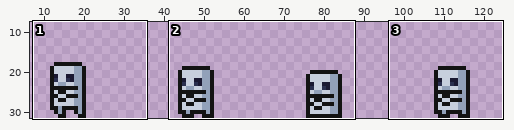
Sprite sheet -- img/characters/enemies/skeleton.png. Above: a wide view before the commit, with the close-up outlined.
Close-up. The starting point:
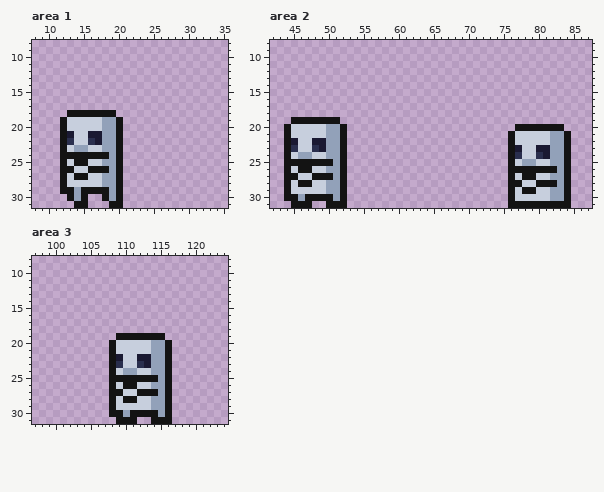
The file is 512x128 pixels, drawn in blocks of 4x4; one block is one cell here. Shown: area 1: x 8..35, y 8..31; area 2: x 42..87, y 8..31; area 3: x 97..124, y 8..31. The wide view leaves out empty margins.
Now the later version:
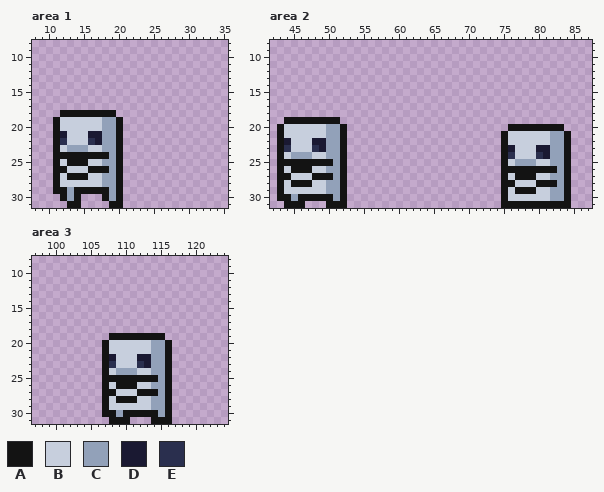
Palette (. is transparent): A #131313  B #c7cfdd  C #92a1b9  D #1a1932  E #2a2f4e
Change:
Area 1:
Colour A is added in row 18 at x 12; in rows 19 to 29 at x 11; in row 30 at x 12; in row 31 at x 13.
Colour A replaces colour B in row 25 at x 13; in row 27 at x 13.
Colour A replaces colour C in rows 29 to 30 at x 14.
Colour B replaces colour A in rows 19 to 20 at x 12; in row 23 at x 12; in row 25 at x 12; in row 26 at x 13; in rows 27 to 28 at x 12.
Colour B replaces colour D in row 21 at x 13.
Colour B replaces colour E in row 22 at x 13.
Colour C replaces colour A in rows 29 to 30 at x 13.
Colour C replaces colour B in row 23 at x 13.
Colour D replaces colour A in row 21 at x 12.
Colour E replaces colour A in row 22 at x 12.
The author cleared colour A in rows 30 to 31 at x 15.
Area 2:
Colour A is added in row 19 at x 44; in row 20 at x 43 and 76; in rows 21 to 30 at x 43 and 75; in row 31 at x 44 and 75.
Colour A replaces colour B in row 26 at x 45; in row 27 at x 77; in row 28 at x 45; in row 29 at x 77.
Colour A replaces colour C in row 30 at x 46.
Colour B replaces colour A in row 20 at x 44; in row 21 at x 44 and 76; in row 22 at x 76; in row 24 at x 44; in row 25 at x 76; in row 26 at x 44.
Colour B replaces colour A in row 27 at x 45 and 76; in row 28 at x 44 and 77; in row 29 at x 44 and 76; in row 30 at x 76.
Colour B replaces colour D in row 22 at x 45; in row 23 at x 77.
Colour B replaces colour E in row 23 at x 45; in row 24 at x 77.
Colour C replaces colour A in row 30 at x 45.
Colour C replaces colour B in row 24 at x 45; in row 25 at x 77.
Colour D replaces colour A in row 22 at x 44; in row 23 at x 76.
Colour E replaces colour A in row 23 at x 44; in row 24 at x 76.
The author cleared colour A in row 31 at x 47.
Area 3:
Colour A is added in row 19 at x 108; in rows 20 to 30 at x 107; in row 31 at x 108.
Colour A replaces colour B in row 26 at x 109; in row 28 at x 109.
Colour A replaces colour C in row 30 at x 110.
Colour B replaces colour A in rows 20 to 21 at x 108; in row 24 at x 108; in row 26 at x 108; in row 27 at x 109; in rows 28 to 29 at x 108.
Colour B replaces colour D in row 22 at x 109.
Colour B replaces colour E in row 23 at x 109.
Colour C replaces colour A in row 30 at x 109.
Colour C replaces colour B in row 24 at x 109.
Colour D replaces colour A in row 22 at x 108.
Colour E replaces colour A in row 23 at x 108.
The author cleared colour A in row 31 at x 111.
Changed places in both close-ups, as pixel boxes (x1, y1, x2, y2):
changed: (53, 110, 88, 208)
changed: (277, 117, 312, 208)
changed: (501, 124, 522, 208)
changed: (102, 333, 137, 424)
